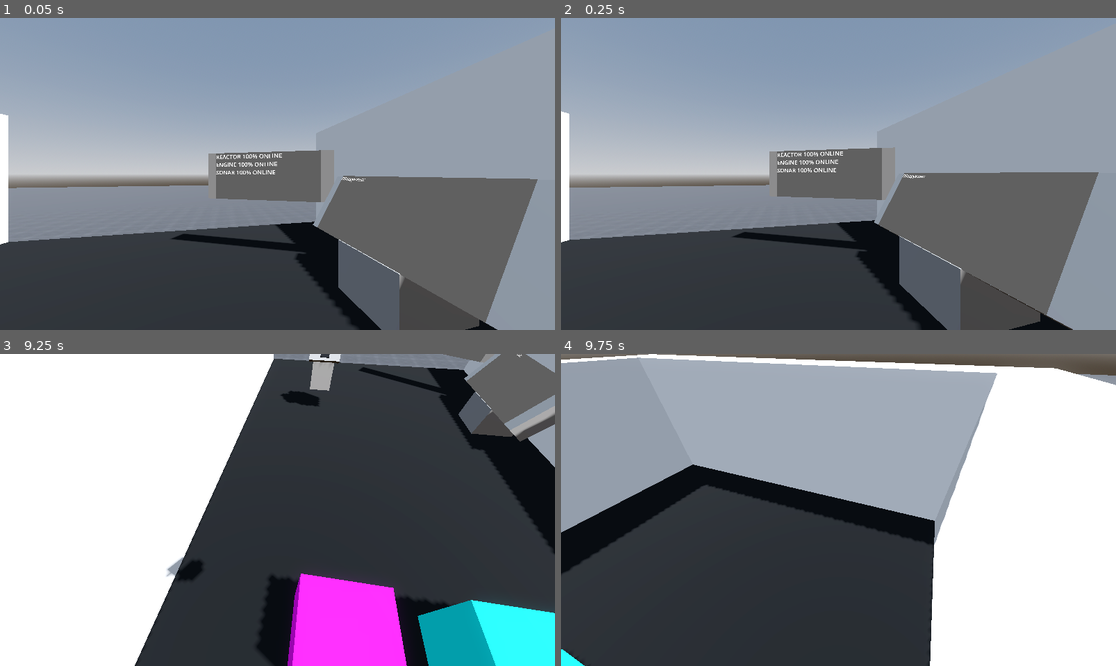
Above: before the commit, frames 1-4 (two rows, left to right).
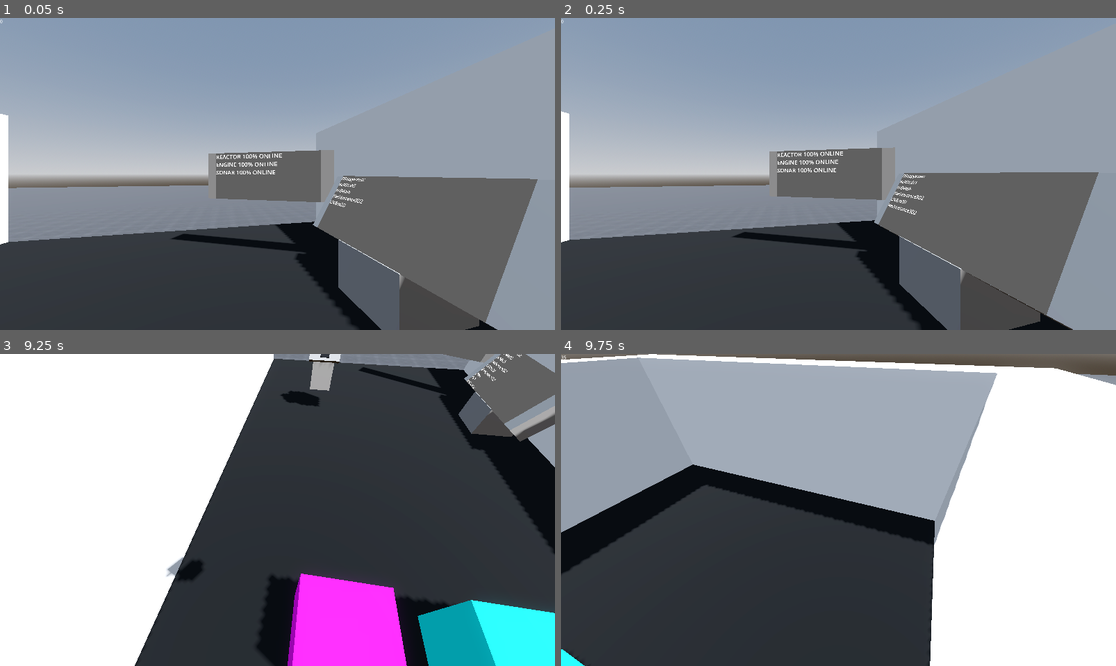
Above: after the commit, the same moments.

Repository: BlackLita/HOMESPACE
Game: Godot game, scene res://scenes/worlds/test_world.tscn
The game is run twice, just before and just after one commit, with the same random seed, the same clock (stepped at 60 frames per second) and the same inputs.
Inputs (mouse positions are in pixels of both pictures, inside the frame that each line leads up to):
- Up to frame 1 (0.05 s): no input
- Up to frame 2 (0.25 s): no input
- Up to frame 3 (9.25 s): tap Enter at 0.5, 6.5 s; move the mouse to (399, 494) at 0.52 s; hold D (right) 0.53-1.28 s; hold E (interact, bound only before the commit) 0.53-1.28 s; tap Space (jump) at 0.77, 1.07, 1.52, 1.55, 1.82, 2.1, 2.75, 3.02, 3.32, 3.77, 3.8, 4.07, 4.52, 4.82, 5.85, 6.02, 6.32, 6.77, 7.07, 7.52, 7.82, 8.3, 8.75, 9.02 s; tap 1 (one, bound only after the commit) at 0.8, 1.35, 3.05, 3.6, 5.1, 7.35, 8.85 s; move the mouse to (166, 525) at 1.27 s; hold S (back) 1.28-2.03 s; move the mouse to (333, 441) at 2.02 s; hold D (right) 2.03-2.78 s; hold E (interact, bound only before the commit) 2.03-2.78 s; move the mouse to (249, 572) at 2.77 s; hold W (forward) 2.78-3.53 s; tap E (interact, bound only before the commit) at 2.85, 4.35, 9.05 s; move the mouse to (444, 556) at 3.52 s; hold A (left) 3.53-5.03 s; move the mouse to (111, 463) at 4.27 s; move the mouse to (305, 510) at 5.02 s; hold S (back) 5.03-5.78 s; move the mouse to (194, 432) at 5.77 s; hold D (right) 5.78-6.53 s; move the mouse to (399, 494) at 6.52 s; hold W (forward) 6.53-7.28 s; hold E (interact, bound only before the commit) 6.53-7.28 s; move the mouse to (166, 525) at 7.27 s; hold D (right) 7.28-8.03 s; move the mouse to (333, 441) at 8.02 s; hold S (back) 8.03-8.78 s; hold E (interact, bound only before the commit) 8.03-8.78 s; move the mouse to (249, 572) at 8.77 s; hold A (left) from 8.78 s (still down)
- Up to frame 4 (9.75 s): tap Space (jump) at 9.32, 9.6 s; move the mouse to (1005, 556) at 9.52 s; release A (left) at 9.53 s; hold W (forward) from 9.53 s (still down)

The runs differ from the first frame. In frame 1, less than 0.1% of the frame differs, in the area x 0-66%, y 0-61%; in frame 2, 0.1%, in the area x 0-66%, y 0-64%; in frame 3, less than 0.1%; in frame 4, less than 0.1%.

Commit message:
add resource manager and resources

Diff:
--- a/project.godot
+++ b/project.godot
@@ -45,7 +45,7 @@
 "events": [Object(InputEventKey,"resource_local_to_scene":false,"resource_name":"","device":-1,"window_id":0,"alt_press …(192 unchanged characters)…
 ]
 }
-interact={
+interect={
 "deadzone": 0.2,
 "events": [Object(InputEventKey,"resource_local_to_scene":false,"resource_name":"","device":-1,"window_id":0,"alt_press …(192 unchanged characters)…
 ]
@@ -53,6 +53,11 @@
 jump={
 "deadzone": 0.2,
 "events": [Object(InputEventKey,"resource_local_to_scene":false,"resource_name":"","device":-1,"window_id":0,"alt_press …(191 unchanged characters)…
+]
+}
+one={
+"deadzone": 0.2,
+"events": [Object(InputEventKey,"resource_local_to_scene":false,"resource_name":"","device":-1,"window_id":0,"alt_pressed":false,"shift_pressed":false,"ctrl_pressed":false,"meta_pressed":false,"pressed":false,"keycode":0,"physical_keycode":49,"key_label":0,"unicode":49,"location":0,"echo":false,"script":null)
 ]
 }
 
--- a/scenes/player/player.tscn
+++ b/scenes/player/player.tscn
@@ -1,6 +1,9 @@
 [gd_scene format=3 uid="uid://rp3w4718r54d"]
 
 [ext_resource type="Script" uid="uid://bf2akgwvhfscn" path="res://scripts/player.gd" id="1_dovo2"]
+[ext_resource type="Script" uid="uid://c0fddvln8p2ox" path="res://scripts/player/ResourceManager.gd" id="2_dovo2"]
+[ext_resource type="PackedScene" uid="uid://bjyaipaxawev6" path="res://scenes/player/ui_resource.tscn" id="3_gmlin"]
+[ext_resource type="Script" uid="uid://bcaf03tl3jixl" path="res://scripts/player/ui_resource.gd" id="4_lvxji"]
 
 [sub_resource type="CapsuleShape3D" id="CapsuleShape3D_nvj10"]
 
@@ -22,3 +25,10 @@
 
 [node name="Iteract" type="RayCast3D" parent="head" unique_id=445351026]
 transform = Transform3D(1.9106855e-15, 8.742278e-08, 1, 1, -8.742278e-08, 0, 4.371139e-08, 2, -4.371139e-08, 0, 0, 0)
+
+[node name="resource_manager" type="Node" parent="." unique_id=1549012699]
+script = ExtResource("2_dovo2")
+
+[node name="ui_resource" parent="." unique_id=726449436 node_paths=PackedStringArray("rm") instance=ExtResource("3_gmlin")]
+script = ExtResource("4_lvxji")
+rm = NodePath("../resource_manager")
--- /dev/null
+++ b/scenes/player/ui_resource.tscn
@@ -0,0 +1,14 @@
+[gd_scene format=3 uid="uid://bjyaipaxawev6"]
+
+[node name="ui_resource" type="Control" unique_id=726449436]
+layout_mode = 3
+anchors_preset = 15
+anchor_right = 1.0
+anchor_bottom = 1.0
+grow_horizontal = 2
+grow_vertical = 2
+
+[node name="metal" type="Label" parent="." unique_id=1509479353]
+layout_mode = 0
+offset_right = 40.0
+offset_bottom = 23.0
--- a/scripts/player.gd
+++ b/scripts/player.gd
@@ -4,48 +4,56 @@
 var can_move: bool = true
 var jump_force = 4.5
 var mouse_sens = 0.25
-var direction = Vector3.ZERO
+var direction: Vector3 = Vector3.ZERO
 @onready var head: Node3D = $head
 @onready var raycast = $head/Iteract
 @onready var camera_3d: Camera3D = $head/Camera3D
+@onready var rm: ResourceManager = $resource_manager
 
 func _input(event: InputEvent) -> void:
 	if event is InputEventMouseMotion and can_move:
 		rotate_y(deg_to_rad(-event.relative.x * mouse_sens))
 		head.rotate_x(deg_to_rad(-event.relative.y * mouse_sens))
-		head.rotation.x = clamp(head.rotation.x, deg_to_rad(-90), deg_to_rad(90))
+		head.rotation.x = clamp(head.rotation.x, deg_to_rad(-90.0), deg_to_rad(90.0))
 
 func _physics_process(delta: float) -> void:
+	var collider: Object = raycast.get_collider()
+
+
 	if not is_on_floor():
 		velocity += get_gravity() * delta
 
 	if Input.is_action_just_pressed("jump") and is_on_floor():
 		velocity.y = jump_force
 
-	var input_dir = Input.get_vector("left", "right", "forward", "back")
-	direction = (transform.basis * Vector3(input_dir.x, 0, input_dir.y)).normalized()
+	var input_dir: Vector2 = Input.get_vector("left", "right", "forward", "back")
+	direction = (transform.basis * Vector3(input_dir.x, 0, input_dir.y) ).normalized()
+
 	if direction and can_move:
 		velocity.x = direction.x * speed
 		velocity.z = direction.z * speed
 	else:
-		velocity.x = move_toward(velocity.x, 0, speed)
-		velocity.z = move_toward(velocity.z, 0, speed)
-
-	var collider = raycast.get_collider()
+		velocity.x = move_toward(velocity.x, 0.0, speed)
+		velocity.z = move_toward(velocity.z, 0.0, speed)
 
 	if collider and collider.get_parent() is ShipSystem:
-		var system = collider.get_parent()
-		var label = system.get_node("Label3D")
+		var system: Object = collider.get_parent()
+		var label: Label3D = system.get_node("Label3D")
+
 		if system.current_hp < system.max_hp:
 			label.visible = true
 			label.text = "[E]\nRepair: %s\n%.0f%%" % [system.name, system.current_hp / system.max_hp * 100]
-			if Input.is_action_pressed("interact"):
+			if Input.is_action_pressed("interect") and rm.has_resource("metal", 10):
 				system.repair(5*delta)
+				rm.remove_resource("metal", 5)
 		else:
 			label.visible = false
 
-	if Input.is_action_just_pressed("interact"):
+	if Input.is_action_just_pressed("interect"):
 		if collider and collider.has_method("interect"):
 			collider.interect()
 
+	if Input.is_action_just_pressed("one"):
+		rm.add_resource("metal", 5)
+
 	move_and_slide()
--- /dev/null
+++ b/scripts/player/ResourceManager.gd
@@ -0,0 +1,16 @@
+extends Node
+class_name ResourceManager
+
+var resources: Dictionary[String, int] = {
+	"metal": 0,
+	"electronics": 0,
+	"fuel": 0,
+}
+
+func add_resource(resource: String, amount: int) -> void: resources[resource] += amount
+func remove_resource(resource: String, amount: int) -> void:
+	if !has_resource(resource, amount):
+		return
+	resources[resource] -= amount
+func has_resource(resource: String, amount: int) -> bool: return get_resource(resource) >= amount
+func get_resource(resource: String) -> int: return resources.get(resource, 0)
--- /dev/null
+++ b/scripts/player/ui_resource.gd
@@ -0,0 +1,7 @@
+extends Control
+
+@export var rm: ResourceManager
+@onready var metal: Label = $metal
+
+func _process(delta: float) -> void:
+	metal.text = str(rm.get_resource("metal"))
--- a/scripts/ship/ship_manager.gd
+++ b/scripts/ship/ship_manager.gd
@@ -13,7 +13,7 @@
 func _ready() -> void:
 	for system in systems.values():
 		system.repaired.connect(_on_system_repair)
-		system.broken.connect(func(): print("ВНИМАНИЕ: случилась авария"))
+		system.broken.connect(func(): print("WARNING: an accident has occurred"))
 
 func _process(delta: float) -> void:
 	broken_time -= delta
@@ -27,13 +27,12 @@
 
 	if !jump_drive.can_jump():
 		return
-	print(1)
 	random_accident()
 
 func random_accident():
 	var system = systems.values().pick_random()
 
-	system.damage(randf_range(10, 25))
+	system.damage(randf_range(10.0, 25.0))
 
 func _on_system_repair():
-	print("НАЧАЛАСЬ ПОЧИНКА")
+	print("START REPAIR")
--- a/scripts/ship/system/ship_system.gd
+++ b/scripts/ship/system/ship_system.gd
@@ -10,7 +10,7 @@
 # Applies damage to the system.
 # Emits the `broken` signal if the system becomes inoperable.
 func damage(amount: float) -> void:
-	var was_broken = is_broken()
+	var was_broken: bool = is_broken()
 
 	current_hp = max(current_hp - amount, 0)
 
@@ -20,8 +20,8 @@
 # Repairs the system.
 # Emits the `repaired` signal if the system is restored.
 func repair(amount: float) -> void:
-	var was_broken = is_broken()
-	var is_repair = current_hp < max_hp
+	var was_broken: bool = is_broken()
+	var is_repair: bool = current_hp < max_hp
 
 	if is_repair:
 		current_hp = min(current_hp + amount, max_hp)
--- a/scripts/sonar.gd
+++ b/scripts/sonar.gd
@@ -4,7 +4,7 @@
 
 var radius: float = 1.0
 var max_radius: int = 100
-var time: float = 0
+var time: float = 0.0
 var speed: float = 5.0
 var sphere = SphereShape3D.new()
 var is_broken: bool = false
@@ -16,7 +16,7 @@
 @onready var control: Control = $detected_objects/SubViewport/Control/VBoxContainer
 
 func _ready() -> void:
-	sphere.radius = 1
+	sphere.radius = 1.0
 
 func _process(delta: float) -> void:
 	var names = []
@@ -26,8 +26,8 @@
 	time -= delta
 
 	if time <= 0:
-		time = 10
-		radius = 1
+		time = 10.0
+		radius = 1.0
 		detected_objects.clear()
 
 	if radius < max_radius:
@@ -40,7 +40,7 @@
 	var sonar_system = systems["sonar"]
 	var space = get_world_3d().direct_space_state
 	var query = PhysicsShapeQueryParameters3D.new()
-	var result = space.intersect_shape(query)
+
 
 	if !sonar_system.can_operate():
 		return
@@ -49,10 +49,10 @@
 	query.transform = global_transform
 	sphere.radius = radius
 
+	var result = space.intersect_shape(query)
+
 	for hit in result:
 		var obj = hit.collider
-		if obj.is_in_group("player"):
-			continue
 		if obj in detected_objects:
 			continue
 		detected_objects.append(obj)
Not shown, added: scripts/player/ResourceManager.gd.uid
Not shown, added: scripts/player/ui_resource.gd.uid
